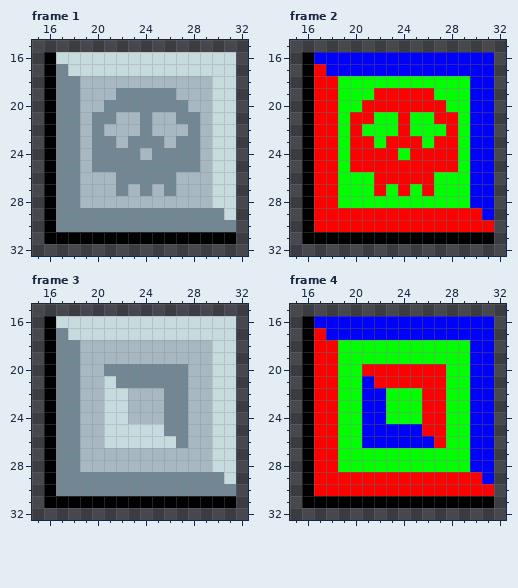
Pixel-art file -- dist/snek-js/assets/graphics/snek-tiles.ase. The picture above was drawn from the file before the commit.
48x48 pixels, 4 frames. Shown: frame 1: x 15..32, y 15..32; frame 2: x 15..32, y 15..32; frame 3: x 15..32, y 15..32; frame 4: x 15..32, y 15..32. The commit also changed other frames, which this record leaves out.
Once edited:
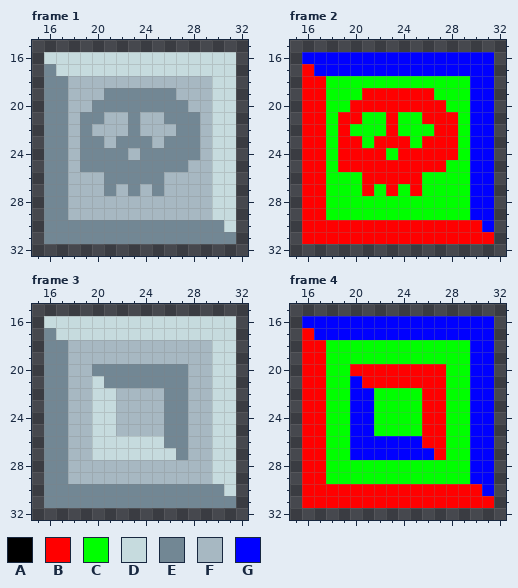
Palette (. is transparent): A #000000  B #ff0000  C #00ff00  D #c6dbde  E #728794  F #a7b8c2  G #0000ff
Edits made:
Changed rows in their new state; - is an unchanged pixel.
Frame 1, layer "layer":
first column x 16:
16 D---------------
17 ED--------------
18 E-F-------------
19 E-F--E----------
20 E-F-E-----------
21 E-FE-F-EF-E-----
22 E-FEF--EF--E----
23 E-FE-FE--FE-----
24 E-FE---FE-------
25 E-FE--------F---
26 E-F--E----F-----
27 E-F--EFEFEF-----
28 E-F-------------
29 E-FFFFFFFFFFFFD-
30 E--------------D
31 EEEEEEEEEEEEEEEE
Frame 2, layer "layer":
first column x 16:
16 G---------------
17 BG--------------
18 B-C-------------
19 B-C--B----------
20 B-C-B-----------
21 B-CB-C-BC-B-----
22 B-CBC--BC--B----
23 B-CB-CB--CB-----
24 B-CB---CB-------
25 B-CB--------C---
26 B-C--B----C-----
27 B-C--BCBCBC-----
28 B-C-------------
29 B-CCCCCCCCCCCCG-
30 B--------------G
31 BBBBBBBBBBBBBBBB
Frame 3, layer "layer":
first column x 16:
16 D---------------
17 ED--------------
18 E-F-------------
19 E-F-------------
20 E-F-E-----------
21 E-F-DE----------
22 E-F-D-F---------
23 E-F-D-F---------
24 E-F-D-F---------
25 E-F-D-FFFF------
26 E-F-D-----E-----
27 E-F-DDDDDDDE----
28 E-F-------------
29 E-FFFFFFFFFFFFD-
30 E--------------D
31 EEEEEEEEEEEEEEEE
Frame 4, layer "layer":
first column x 16:
16 G---------------
17 BG--------------
18 B-C-------------
19 B-C-------------
20 B-C-B-----------
21 B-C-GB----------
22 B-C-G-C---------
23 B-C-G-C---------
24 B-C-G-C---------
25 B-C-G-CCCC------
26 B-C-G-----B-----
27 B-C-GGGGGGGB----
28 B-C-------------
29 B-CCCCCCCCCCCCG-
30 B--------------G
31 BBBBBBBBBBBBBBBB
Changed places in both pictures, as pixel boxes (x1, y1, x2, y2):
changed: (44, 52, 236, 244)
changed: (302, 52, 494, 244)
changed: (44, 316, 236, 508)
changed: (302, 316, 494, 508)
